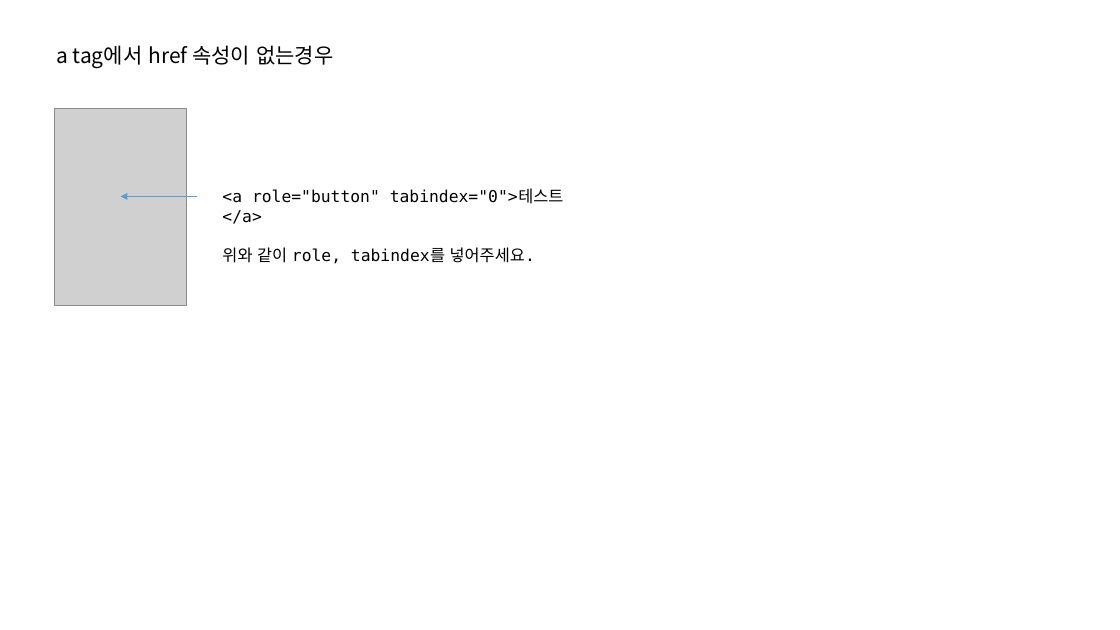
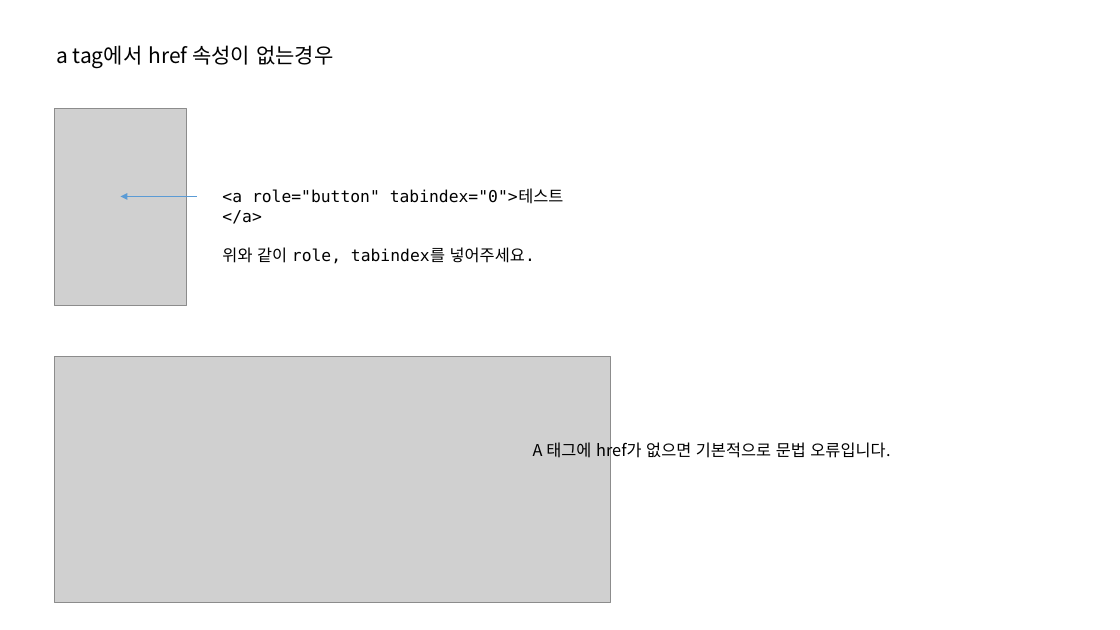
Before and after one commit to jeoungGyy/sejong, a slide deck: slide 4 of ppt/웹접근성 오류 체크(운영).pptx. Drawn at 1120x630 pixels with LibreOffice and Linux fonts; fonts in the diff are those of the drawing; grey boxes stand for pictures. Boxes give left, top, right and bottom in pixels: in the first picture for what was removed or moved away, otherwise in the second. Text is boxed around its words. In the diff, an @@ line names an element or a change of style, - is before the commit and + after.

```diff
--- a/ppt/웹접근성 오류 체크(운영).pptx
+++ b/ppt/웹접근성 오류 체크(운영).pptx
@@ picture added at [55, 356, 611, 602] @@
@@ text added at [533, 440, 890, 462], 14 pt, text #000000 @@
+A 태그에 href가 없으면 기본적으로 문법 오류입니다.
```
Also in this commit, not shown: 7 slides added, 5 other files.
